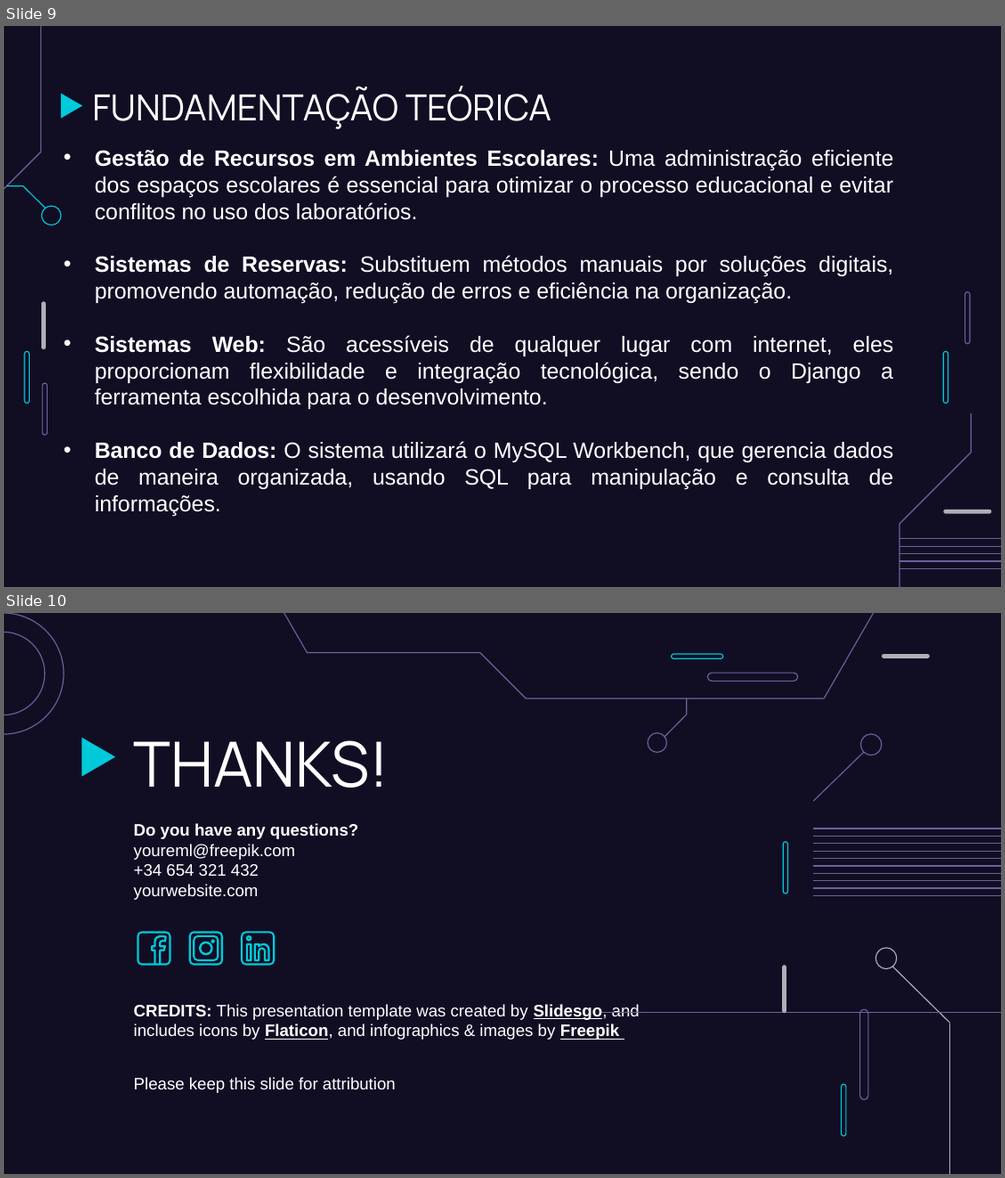
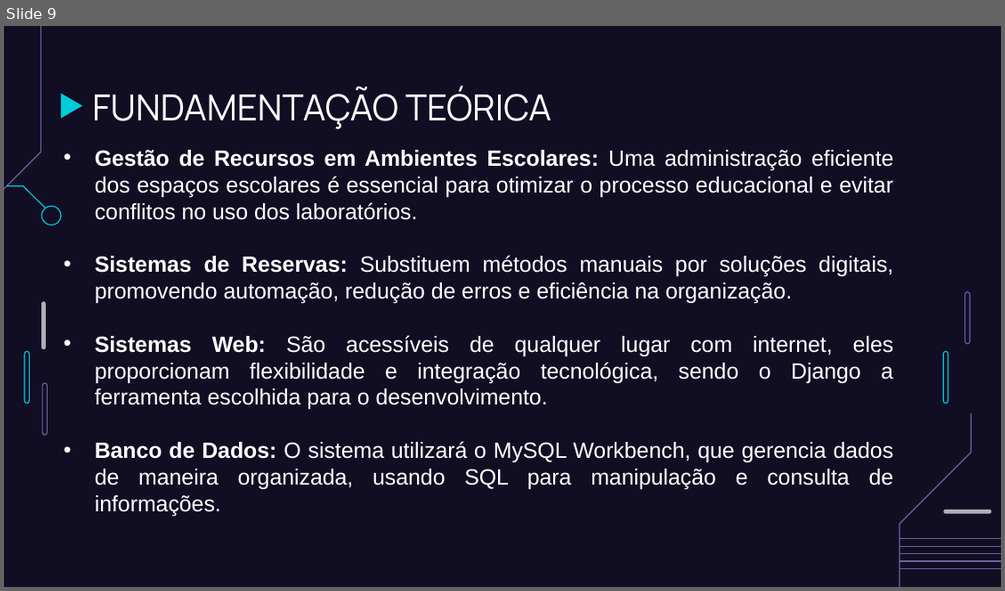
Before and after one commit to EduardoHRL/Projetos, a slide deck: tcc/apresentacao/Apresentação TCC.pptx. Shown one above the other, each under a label of ours: slides 9 and 10 before the commit, slide 9 after it. The pictures are 1005x1178 and 1005x591 pixels, drawn with LibreOffice and Linux fonts; fonts in the diff are those of the drawing. Boxes give left, top, right and bottom in pixels: in the first picture for what was removed or moved away, otherwise in the second. Text is boxed around its words. In the diff, an @@ line names an element or a change of style, - is before the commit and + after.

```diff
--- a/tcc/apresentacao/Apresentação TCC.pptx
+++ b/tcc/apresentacao/Apresentação TCC.pptx
@@ slide 10 removed at [4,613,1001,1174], background #110E24 @@
@@ group removed at [4,613,798,735]: 4 freeform shapes @@
@@ freeform shape removed at [264,613,903,698] @@
@@ freeform shape removed at [882,654,929,657] @@
@@ freeform shape removed at [665,698,687,737] @@
@@ flow chart merge removed at [81,737,115,776] @@
@@ title removed at [134,740,388,787] @@
-THANKS!
@@ freeform shape removed at [647,732,666,752] @@
@@ freeform shape removed at [860,735,882,755] @@
@@ line removed from (813, 801) to (865, 752) @@
@@ subtitle removed at [134,823,358,900] @@
-Do you have any questions?
-youreml@freepik.com
-+34 654 321 432
-yourwebsite.com
@@ freeform shape removed at [783,841,787,893] @@
@@ group removed at [813,828,1001,895]: 10 lines @@
@@ freeform shape removed at [137,931,170,965] @@
@@ group removed at [242,931,275,965]: 4 freeform shapes @@
@@ group removed at [188,931,222,965]: 4 freeform shapes @@
@@ freeform shape removed at [875,948,896,969] @@
@@ freeform shape removed at [782,965,785,1013] @@
@@ line removed from (950, 1022) to (892, 965) @@
@@ text removed at [134,1004,639,1039] @@
-CREDITS: This presentation template was created by Slidesgo, and includes icons by Flaticon, and infographics & images by Freepik
@@ line removed from (1001, 1012) to (602, 1012) @@
@@ freeform shape removed at [860,1009,868,1098] @@
@@ line removed from (950, 1022) to (950, 1174) @@
@@ text removed at [134,1077,396,1093] @@
-Please keep this slide for attribution
@@ freeform shape removed at [841,1084,846,1135] @@
```
Also in this commit, not shown: 7 other files.
